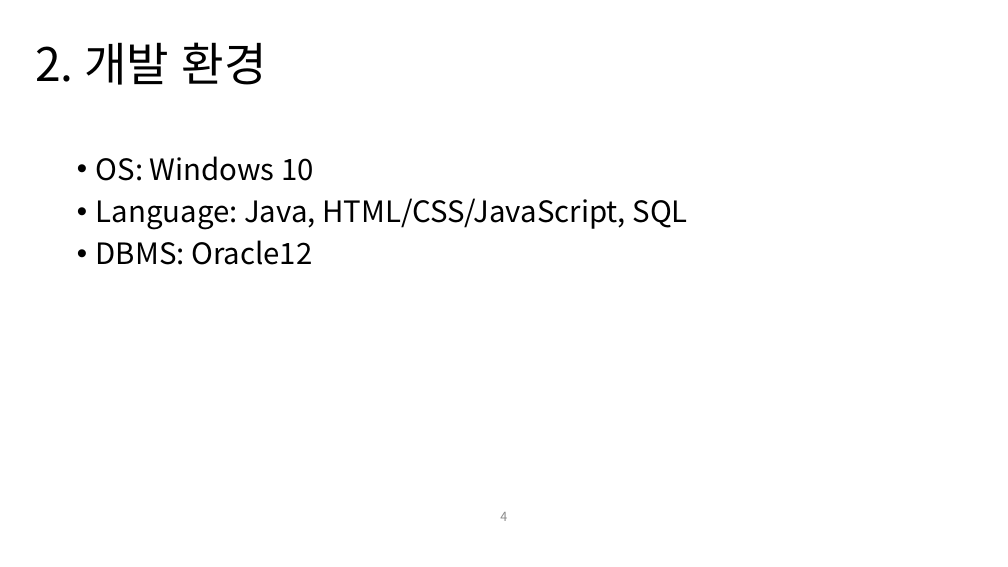
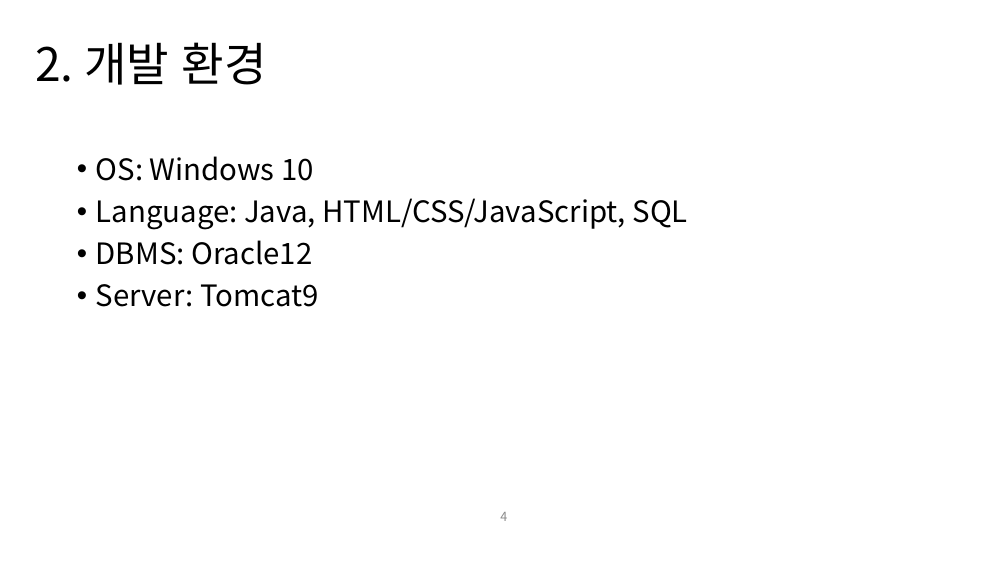
Before and after one commit to nacastle/kopo-MoneySalad, a slide deck: slide 4 of 머니샐러드_포트폴리오.pptx. Drawn at 1008x567 pixels with LibreOffice and Linux fonts; fonts in the diff are those of the drawing. Boxes give left, top, right and bottom in pixels: in the first picture for what was removed or moved away, otherwise in the second. Text is boxed around its words. In the diff, an @@ line names an element or a change of style, - is before the commit and + after.

```diff
--- a/머니샐러드_포트폴리오.pptx
+++ b/머니샐러드_포트폴리오.pptx
@@ text at [96, 284, 319, 307]: paragraph added @@
+• Server: Tomcat9
```
Also in this commit, not shown: 4 other slides changed, 2 slides added, 19 other files.
